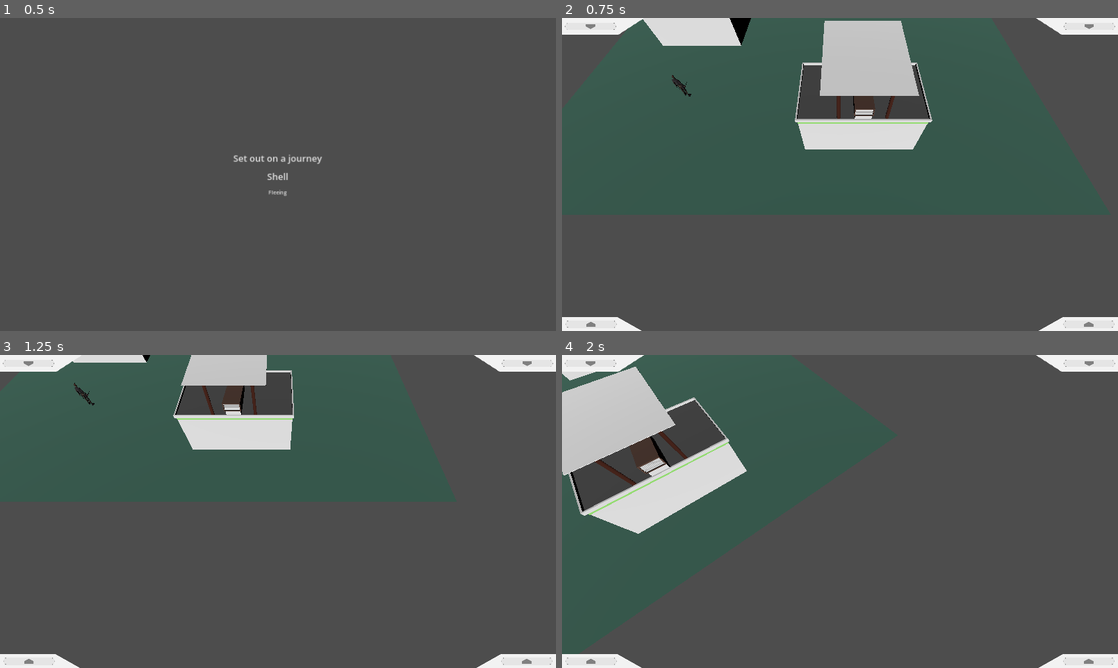
Above: before the commit, frames 1-4 (two rows, left to right).
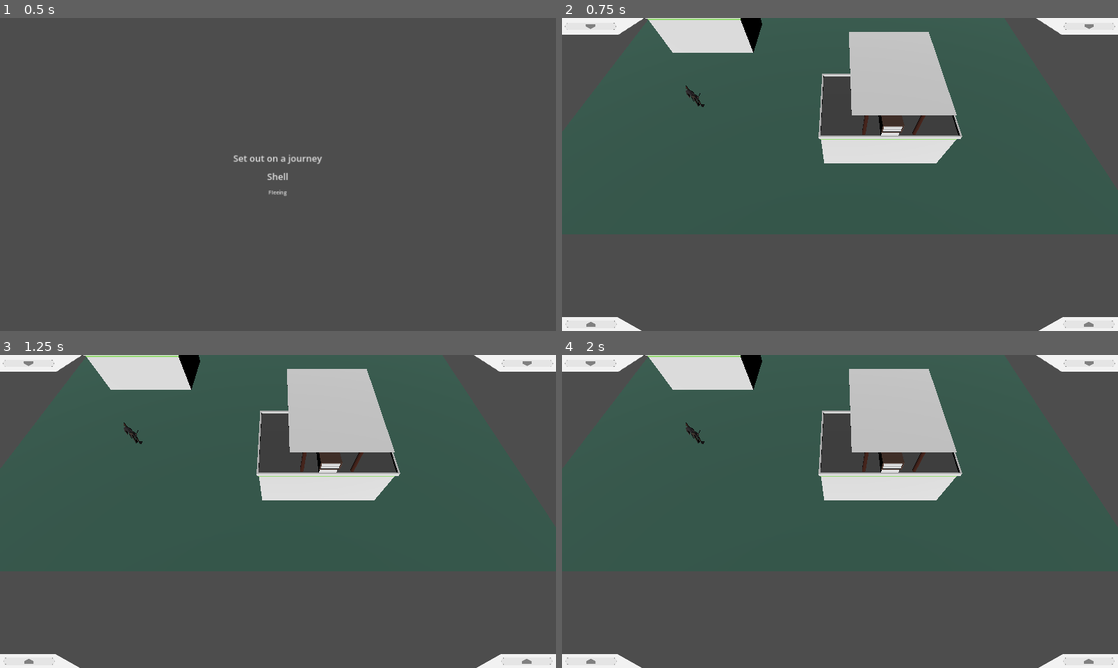
Above: after the commit, the same moments.

Repository: andrijzyn/The-Undefinders
Game: Godot game, scene res://features/GUI/menu/menu.tscn
Two runs of this game, one before a commit and one after it. Both use one fixed random seed, a clock stepped at 60 frames per second and the inputs below.
Inputs (mouse positions are in pixels of both pictures, inside the frame that each line leads up to):
- Up to frame 1 (0.5 s): no input
- Up to frame 2 (0.75 s): click "Set out on a journey" at 0.5 s
- Up to frame 3 (1.25 s): no input
- Up to frame 4 (2 s): tap Enter at 1.25 s; move the mouse to (962, 495) at 1.27 s; hold E (ROTATE_RIGHT) from 1.28 s (still down); hold R (ROTATE) from 1.28 s (still down); click (962, 495) at 1.42 s

Frame 1 is identical in both runs. In frame 2, 8.4% of the frame differs, in the area x 14-72%, y 0-47%; in frame 3, 15%; in frame 4, 21%, in the area x 0-72%, y 0-58%.

Commit message:
Removed handleRotation, cameraMovement, magicValues, renamed handleRotation to cameraZoom

Diff:
--- a/app/MainCamera.gd
+++ b/app/MainCamera.gd
@@ -1,12 +1,14 @@
 extends Camera3D
 class_name MainCamera
 
-@export var CAMERA_SPEED_MULTPLIER := 10
+@export var CAMERA_SPEED_MULTPLIER := 0.05
 @export var CAMERA_ROTATION_SPEED := 1
 
+@export var ROTATION_SPEED_MULTIPLIER = 0.005
+
 @export var ZOOM_SPEED_MULTPLIER := 200
 
-@export var EDGE_MARGIN := 200
+@export var EDGE_MARGIN := 120
 @export var EDGE_SCROLL_SPEED := 20
 
 var selected_nodes: Array[Node3D] = []
@@ -47,9 +49,8 @@
 
 func _process(delta:float) -> void:
 	MouseChanger.mouseChange(self)
-	cameraMovement(delta)
 	handleEdgeScrolling(delta)
-	handleRotation(delta)
+	cameraZoom(delta)
 	HoverHandler.handleHover(self)
 
 	if selecting:
@@ -138,19 +139,18 @@
 			if is_mouse_over_ui():
 				return # Block input if over UI
 			var delta_angle = event.position.x - last_mouse_position.x
-			var sensitivity = 0.005
-			phantom_building.rotate_y(-delta_angle * sensitivity)
+			phantom_building.rotate_y(-delta_angle * ROTATION_SPEED_MULTIPLIER)
 			last_mouse_position = event.position
 		if dragging:
 			var delta_move = event.position - last_mouse_position
-			var move_x = transform.basis.x * delta_move.x * 0.05
-			var move_z = transform.basis.z * delta_move.y * 0.05
+			var move_x = transform.basis.x * delta_move.x * CAMERA_SPEED_MULTPLIER
+			var move_z = transform.basis.z * delta_move.y * CAMERA_SPEED_MULTPLIER
 			move_x.y = 0
 			move_z.y = 0
 			position += move_x + move_z
 			last_mouse_position = event.position
 		elif rotating:
-			var delta_rotate = (event.position - last_mouse_position) * 0.005
+			var delta_rotate = (event.position - last_mouse_position) * ROTATION_SPEED_MULTIPLIER
 			rotate_y(-delta_rotate.x)
 			last_mouse_position = event.position
 
@@ -160,17 +160,7 @@
 	selection_overlay.position = selection_rect.position
 	selection_overlay.size = selection_rect.size
 
-func cameraMovement(delta:float)-> void:
-	var directionZ := Input.get_axis("ui_down", "ui_up")
-	var directionX := Input.get_axis("ui_right", "ui_left")
-
-	var move_x = transform.basis.x * directionX * CAMERA_SPEED_MULTPLIER * delta
-	var move_z = transform.basis.z * directionZ * CAMERA_SPEED_MULTPLIER * delta
-	move_x.y = 0
-	move_z.y = 0
-
-	position -= move_x + move_z
-
+func cameraZoom(delta:float)-> void:
 	if position.y >= 10 and Input.is_action_just_pressed("ZOOM_IN"):
 		# -transform.basis.z дает локальный вектор "вперед" камеры
 		var zoom_offset: Vector3 = -transform.basis.z * ZOOM_SPEED_MULTPLIER * delta
@@ -216,13 +206,6 @@
 	# Применяем множитель скорости (от 0 до 100%)
 	if move_dir.length() > 0:
 		position += move_dir.normalized() * EDGE_SCROLL_SPEED * abs(speed_x + speed_z) * delta
-
-
-func handleRotation(delta: float) -> void:
-	if Input.is_action_pressed("ROTATE_LEFT"):
-		rotate_y(CAMERA_ROTATION_SPEED * delta)
-	elif Input.is_action_pressed("ROTATE_RIGHT"):
-		rotate_y(-CAMERA_ROTATION_SPEED * delta)
 
 func start_building_placement(building_name: String) -> void:
 	# If there is an old phantom object, delete and restore the materials
